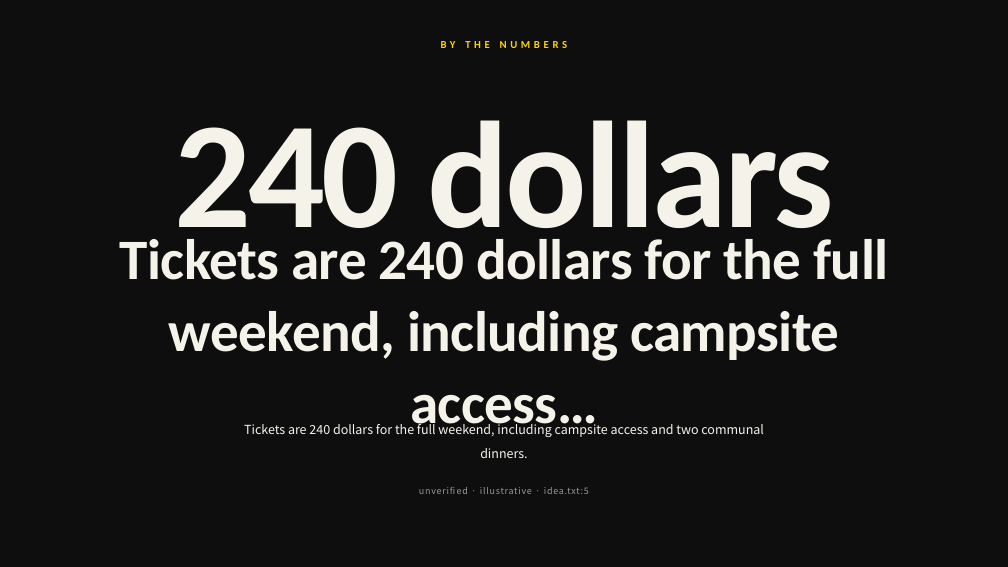
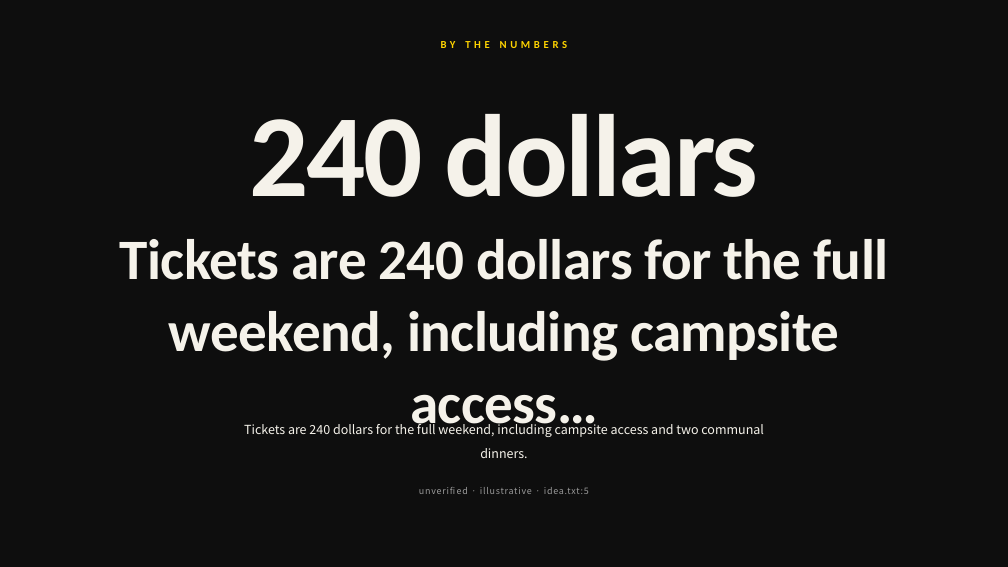
Before and after one commit to Hun-Bot2/Typodeck, a slide deck: slide 3 of docs/showcase/readme-expressive.pptx. Drawn at 1008x567 pixels with LibreOffice and Linux fonts; fonts in the diff are those of the drawing. Boxes give left, top, right and bottom in pixels: in the first picture for what was removed or moved away, otherwise in the second. Text is boxed around its words. In the diff, an @@ line names an element or a change of style, - is before the commit and + after.

```diff
--- a/docs/showcase/readme-expressive.pptx
+++ b/docs/showcase/readme-expressive.pptx
@@ text "240 dollars" at [249, 114, 759, 197]: size 144.5 to 111.5 pt, letter spacing -2.9 to -2.2 pt @@
```
Also in this commit, not shown: 1 other slide changed, 34 other files.
